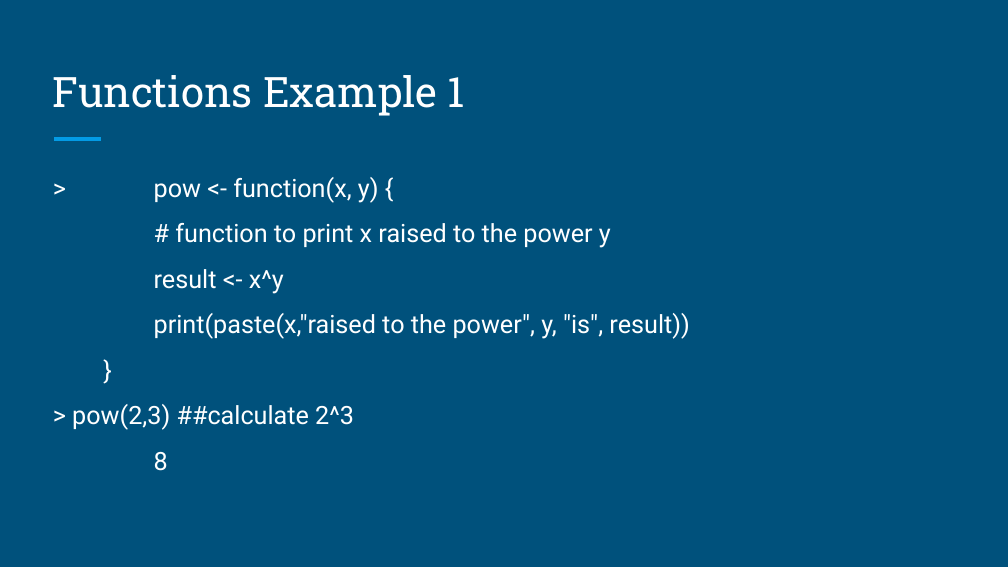
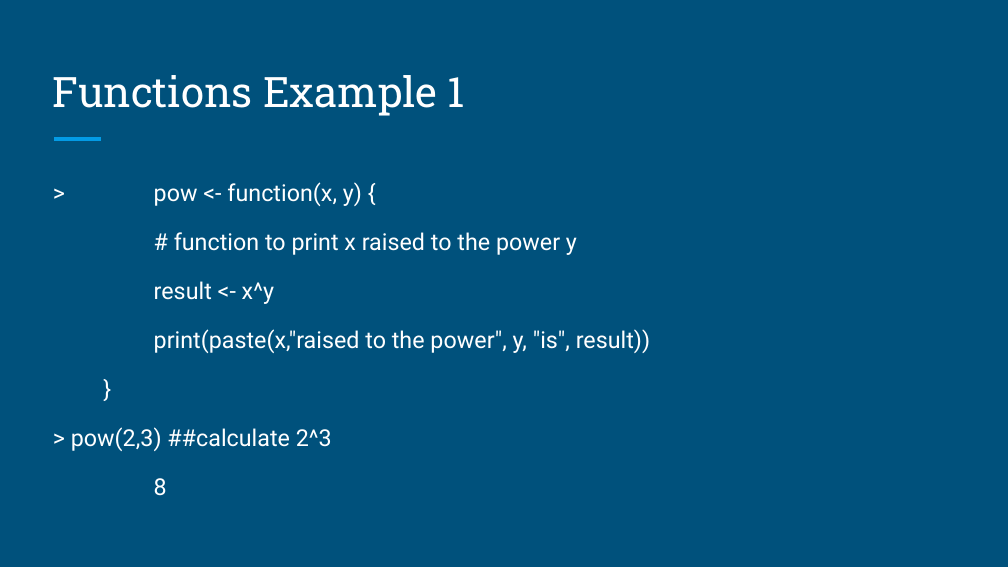
Before and after one commit to brandonyph/APB-Workshop-DataAnalyticsEssentials, a slide deck: slide 20 of Week6-Tidying-Data/W6-Tidying Data.pptx (slide 17 before the commit). Drawn at 1008x567 pixels with LibreOffice and Linux fonts; fonts in the diff are those of the drawing. Boxes give left, top, right and bottom in pixels: in the first picture for what was removed or moved away, otherwise in the second. Text is boxed around its words. In the diff, an @@ line names an element or a change of style, - is before the commit and + after.

```diff
--- a/Week6-Tidying-Data/W6-Tidying Data.pptx
+++ b/Week6-Tidying-Data/W6-Tidying Data.pptx
@@ text "> pow <- function(x, y) ..." at (x1=71, y1=182, x2=650, y2=496): size 18 to 16.6 pt; line spacing 0.95 to 1.15 @@
```
Also in this commit, not shown: 7 other slides changed, 3 slides added, 1 slide removed, 4 other files.
